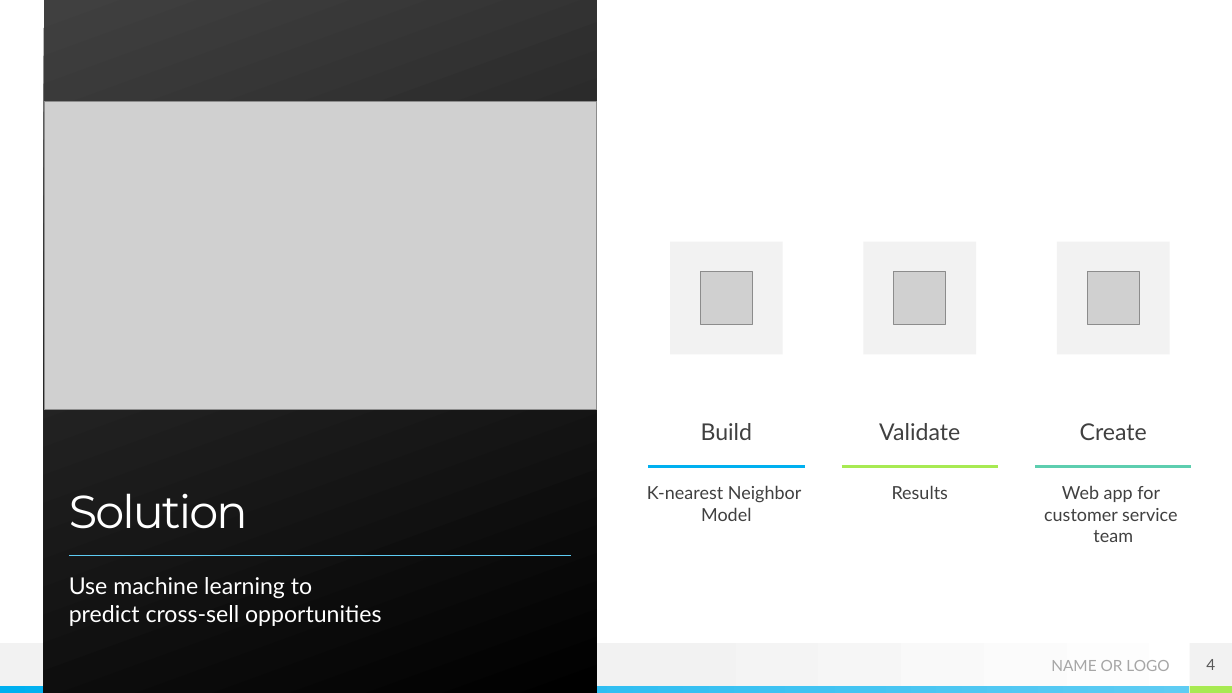
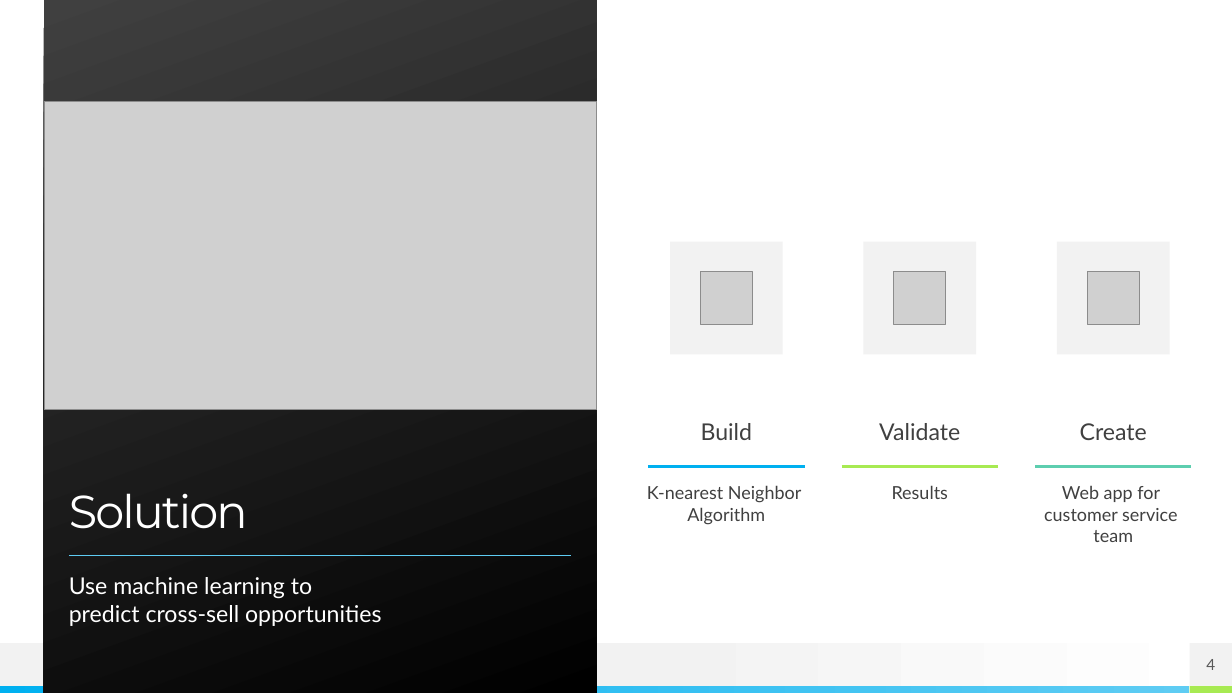
Before and after one commit to szerpa17/cross-sell-predictions, a slide deck: slide 4 of project-presentation.pptx. Drawn at 1232x693 pixels with LibreOffice and Linux fonts; fonts in the diff are those of the drawing; grey boxes stand for pictures. Boxes give left, top, right and bottom in pixels: in the first picture for what was removed or moved away, otherwise in the second. Text is boxed around its words. In the diff, an @@ line names an element or a change of style, - is before the commit and + after.

```diff
--- a/project-presentation.pptx
+++ b/project-presentation.pptx
@@ text at [647,485,801,525]: text changed @@
-K-nearest Neighbor
-Model
+K-nearest Neighbor
+Algorithm
@@ text removed at [1051,660,1169,671] @@
-NAME OR LOGO
```
Also in this commit, not shown: 4 other slides changed, 11 slides added, 18 slides removed.
